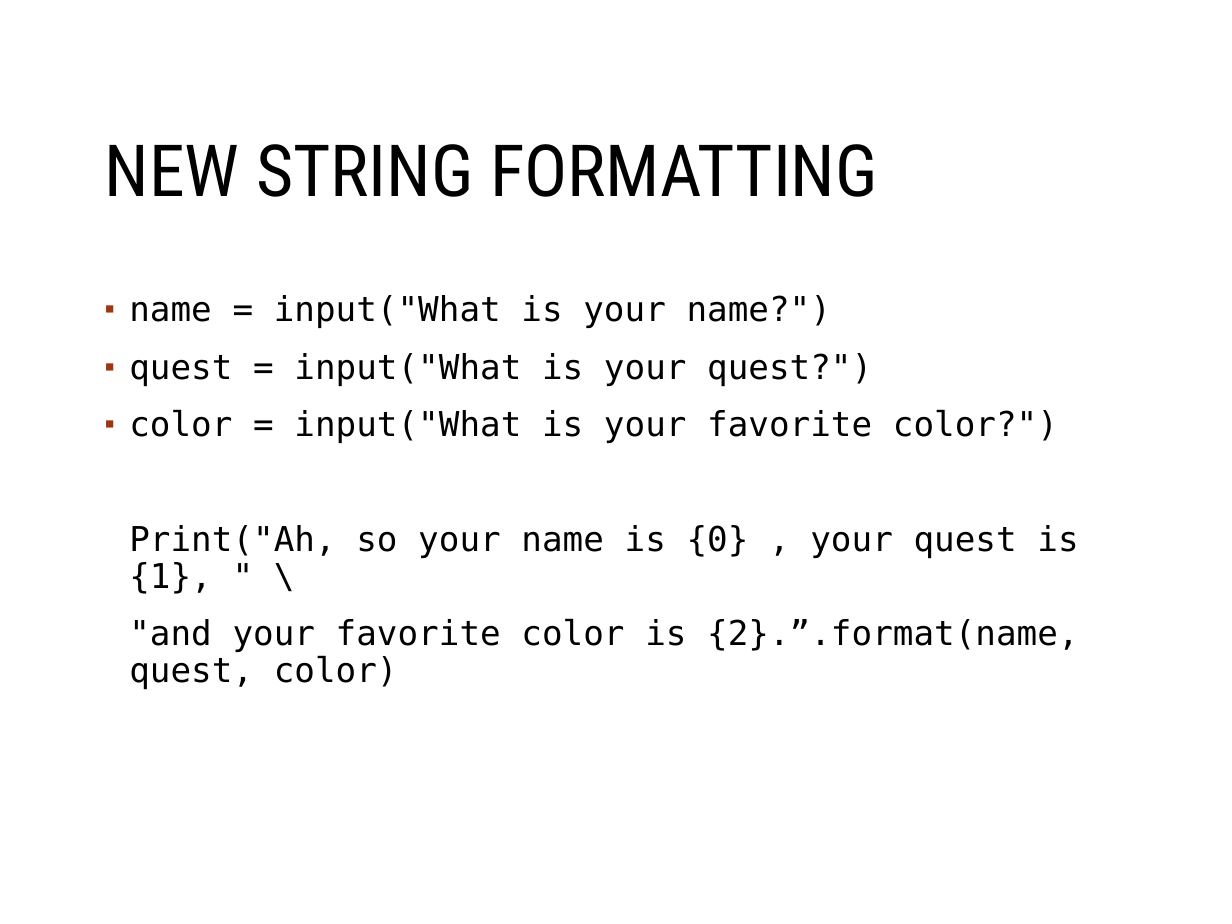
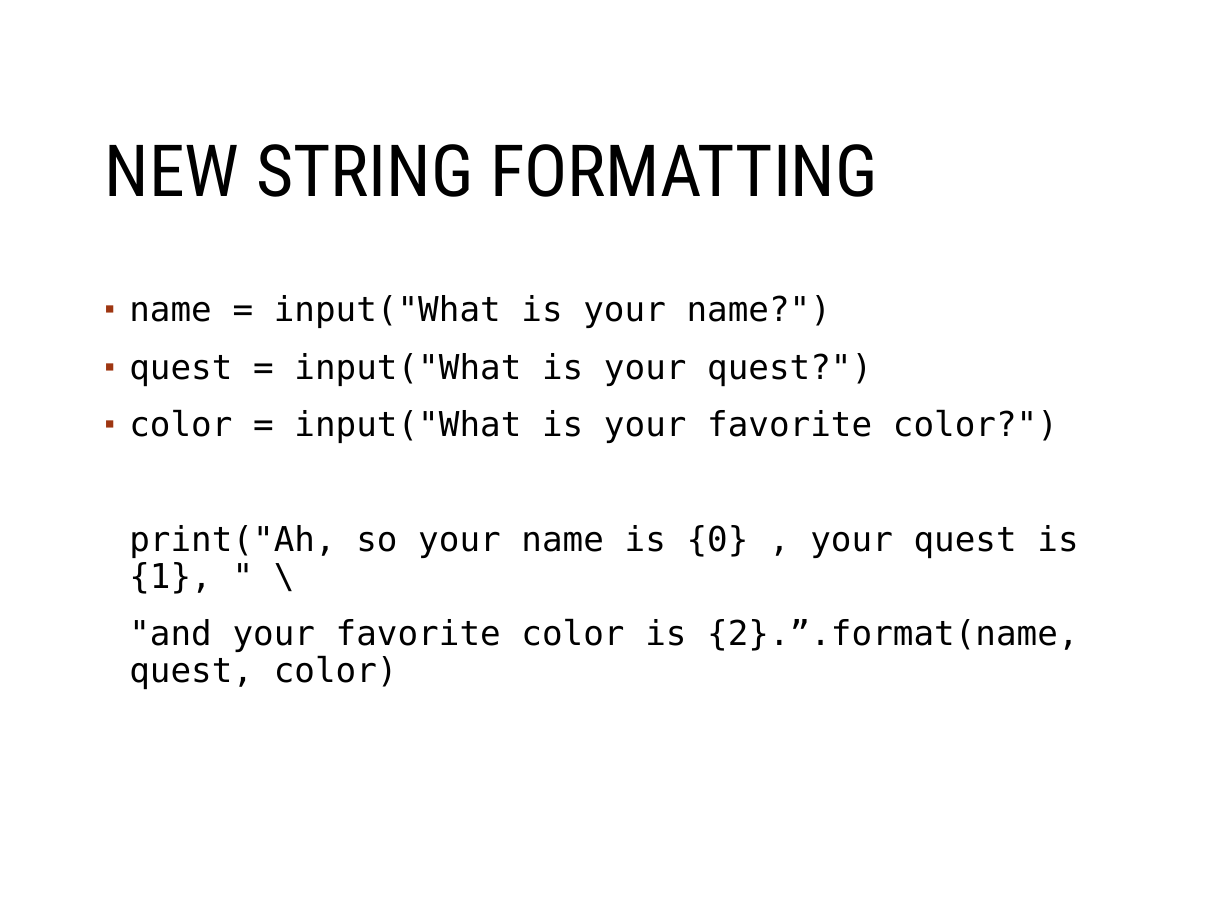
Before and after one commit to MGIS-UMN-GIS5577/GIS5578-week2, a slide deck: slide 13 of week2_strings.odp. Drawn at 1232x924 pixels with LibreOffice and Linux fonts; fonts in the diff are those of the drawing; background and template pictures are left out. Boxes give left, top, right and bottom in pixels: in the first picture for what was removed or moved away, otherwise in the second. Text is boxed around its words. In the diff, an @@ line names an element or a change of style, - is before the commit and + after.

```diff
--- a/week2_strings.odp
+++ b/week2_strings.odp
@@ text at (129, 525, 1078, 594): text changed @@
-Print("Ah, so your name is {0} , your quest is {1}, " \
+print("Ah, so your name is {0} , your quest is {1}, " \
```
Also in this commit, not shown: 1 other slide changed, 3 other files.
